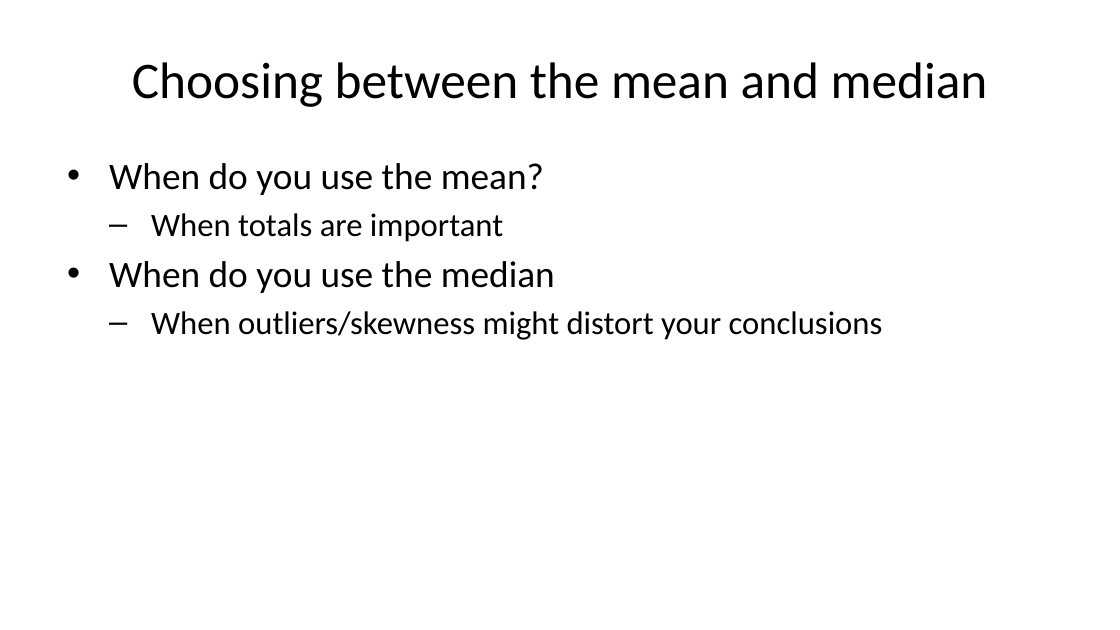
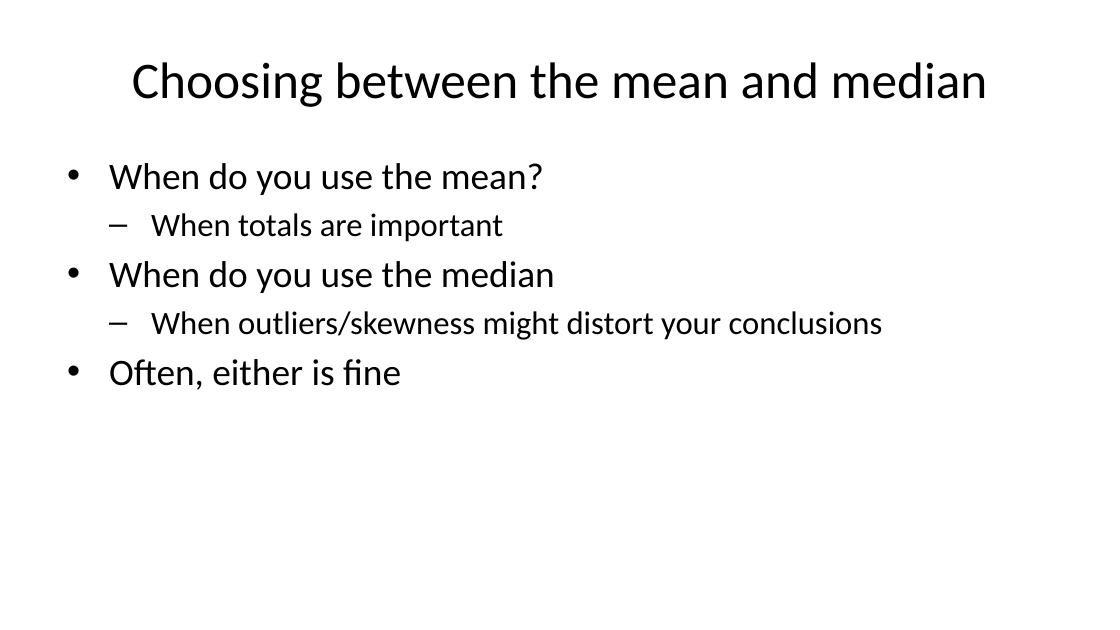
Before and after one commit to pmean/talks, a slide deck: slide 32 of clinical-statistics/day-one.pptx (slide 8 before the commit). Drawn at 1120x630 pixels with LibreOffice and Linux fonts; fonts in the diff are those of the drawing. Boxes give left, top, right and bottom in pixels: in the first picture for what was removed or moved away, otherwise in the second. Text is boxed around its words. In the diff, an @@ line names an element or a change of style, - is before the commit and + after.

```diff
--- a/clinical-statistics/day-one.pptx
+++ b/clinical-statistics/day-one.pptx
@@ text at bbox=[109, 359, 401, 390]: paragraph added @@
+• Often, either is fine
```
Also in this commit, not shown: 8 other slides changed, 34 slides added, 5 slides removed, 22 other files.
